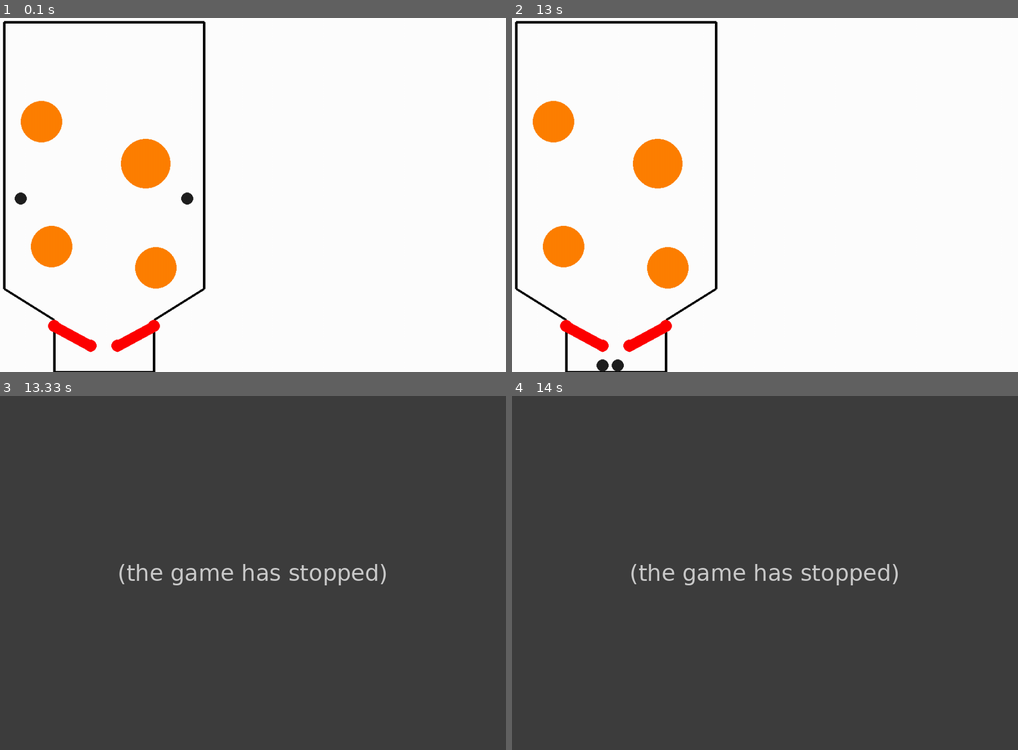
Above: before the commit, frames 1-4 (two rows, left to right).
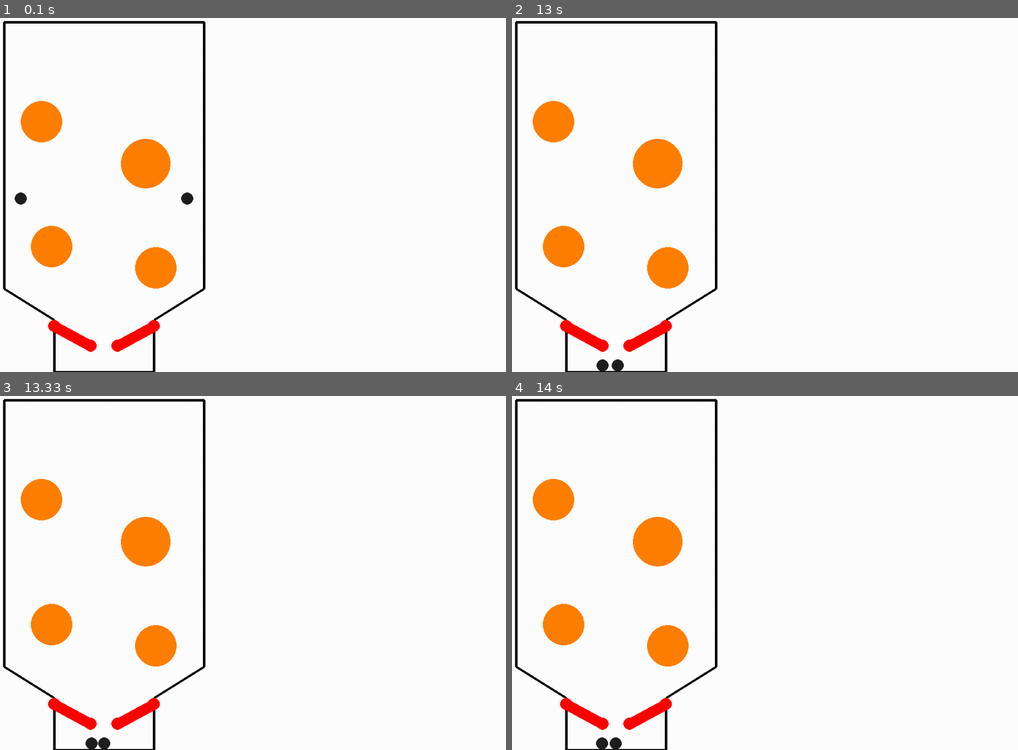
Above: after the commit, the same moments.

Repository: wedrownix/Symulator_fizyczny
Game: pygame game, started from Pinball.py
Two runs of this game, one before a commit and one after it. Both use one fixed random seed, a clock stepped at 60 frames per second and the inputs below.
Inputs:
- Up to frame 1 (0.1 s): no input
- Up to frame 2 (13 s): no input
- Up to frame 3 (13.33 s): no input
- Up to frame 4 (14 s): no input

Frames 1-2 are identical in both runs. In frame 3, 100% of the frame differs, in the area x 0-100%, y 0-100%; in frame 4, 100%.
Error before the commit: AttributeError: 'PhysicsScene' object has no attribute 'restitution' (Pinball.py line 345); the game stopped at 13.3 s (later frames are placeholders)

Commit message:
Poprawka,

Diff:
--- a/Pinball.py
+++ b/Pinball.py
@@ -342,10 +342,11 @@
     m1 = b1.mass
     m2 = b2.mass
     #Parametr zderzenia
-    r = scene.restitution
+    r1 = b1.restitution
+    r2 = b2.restitution
     #Wynik kolizji
-    newV1 = (m1*v1 + m2*v2 - m2*(v1 - v2)*r) / (m1 + m2)
-    newV2 = (m1*v1 + m2*v2 - m1*(v2 - v1)*r) / (m1 + m2)
+    newV1 = (m1*v1 + m2*v2 - m2*(v1 - v2)*r1) / (m1 + m2)
+    newV2 = (m1*v1 + m2*v2 - m1*(v2 - v1)*r2) / (m1 + m2)
 
     b1.vel.add(dir, newV1 - v1)
     b2.vel.add(dir, newV2 - v2)
@@ -458,7 +459,8 @@
 
         handle_ball_border_collision(ball, scene.border)
 
-
+#%% KOMENDY
+keys = pygame.key.get_pressed()
 
 #%%MAIN LOOP
 
